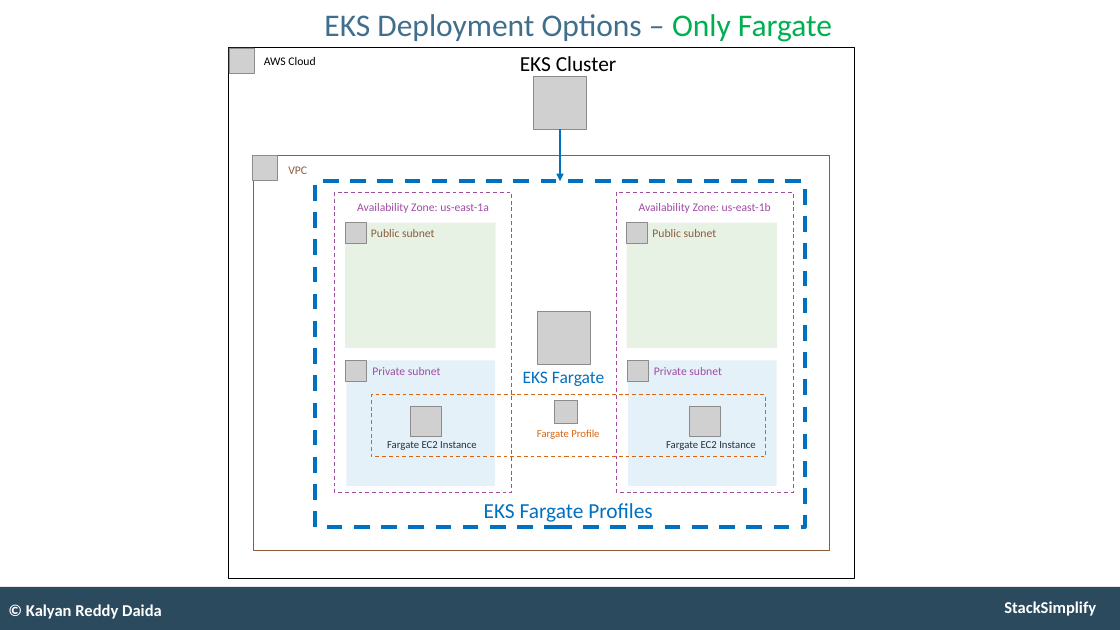
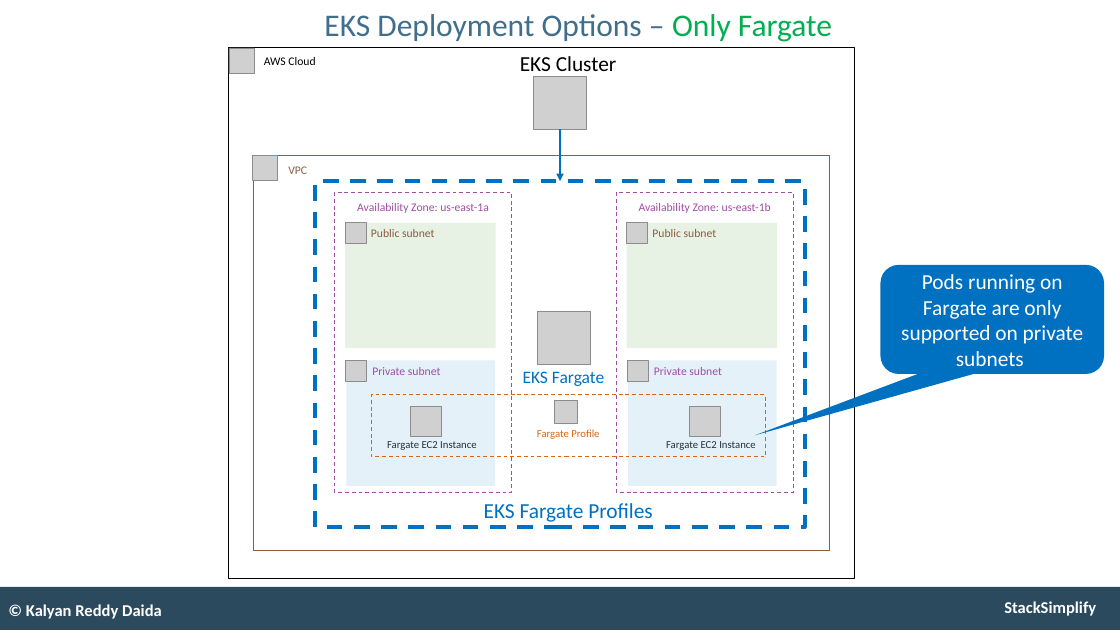
Before and after one commit to talvionyx/aws-eks-kubernetes-masterclass, a slide deck: slide 104 of presentation/AWS-Fargate-and-EKS-Masterclass.pptx. Drawn at 1120x630 pixels with LibreOffice and Linux fonts; fonts in the diff are those of the drawing; grey boxes stand for pictures. Boxes give left, top, right and bottom in pixels: in the first picture for what was removed or moved away, otherwise in the second. Text is boxed around its words. In the diff, an @@ line names an element or a change of style, - is before the commit and + after.

```diff
--- a/presentation/AWS-Fargate-and-EKS-Masterclass.pptx
+++ b/presentation/AWS-Fargate-and-EKS-Masterclass.pptx
@@ rounded speech box added at (x1=881, y1=265, x2=1104, y2=374), fill #0070C0, 22 pt, text #FFFFFF @@
+Pods running on Fargate are only supported on private subnets
```
Also in this commit, not shown: 9 other slides changed, 5 slides added, 41 slides removed, 1 other file.
